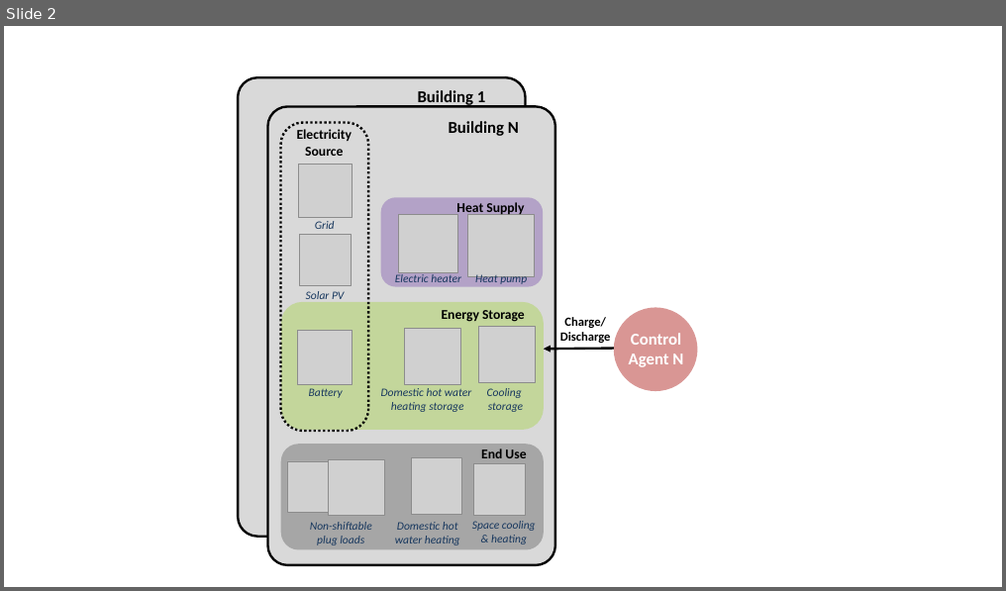
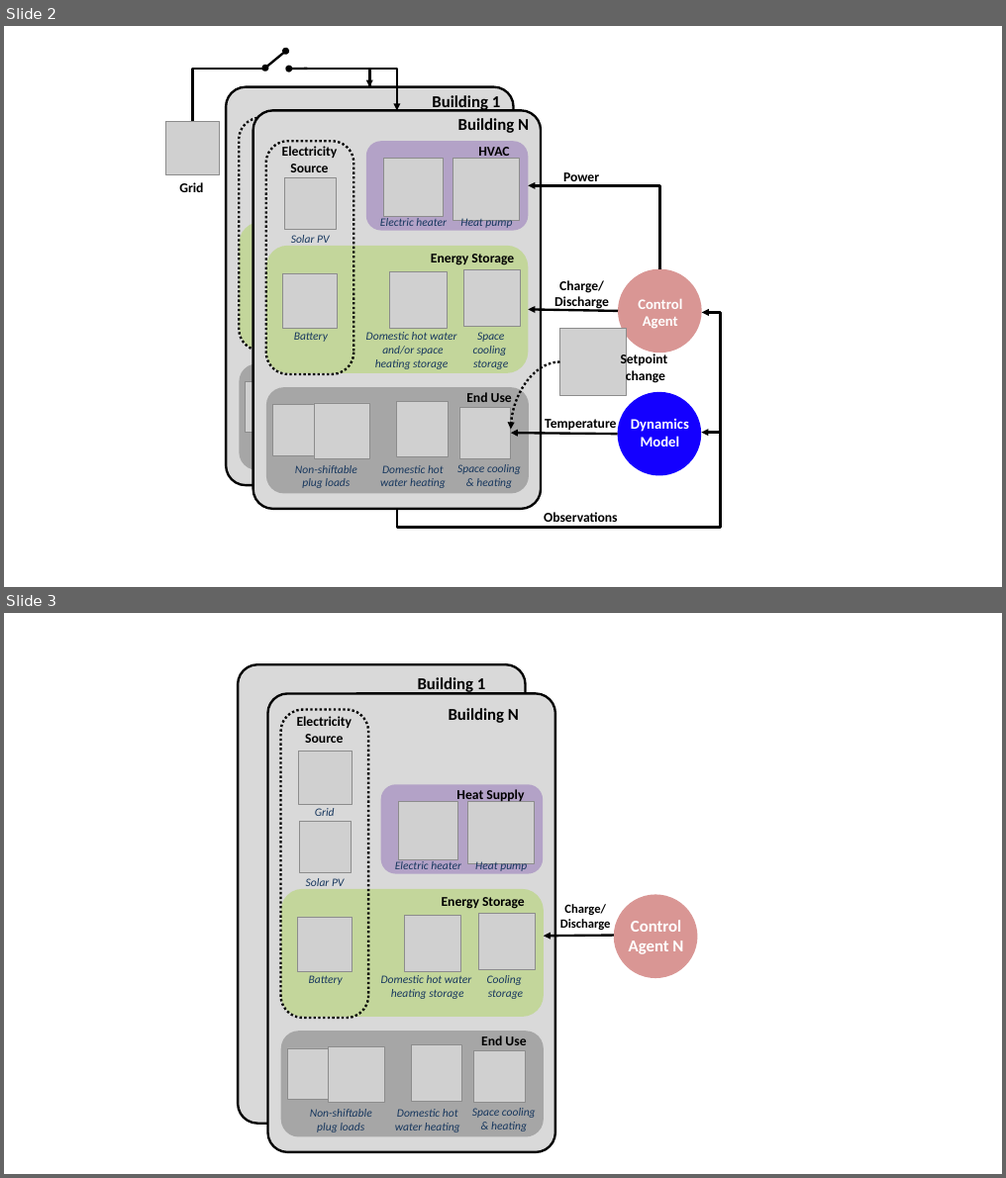
Before and after one commit to intelligent-environments-lab/CityLearn, a slide deck: assets/images/citylearn_systems.pptx. Shown one above the other, each under a label of ours: slide 2 before the commit, slides 2 and 3 after it. The pictures are 1006x591 and 1006x1178 pixels, drawn with LibreOffice and Linux fonts; fonts in the diff are those of the drawing; grey boxes stand for pictures. Boxes give left, top, right and bottom in pixels: in the first picture for what was removed or moved away, otherwise in the second. Text is boxed around its words. In the diff, an @@ line names an element or a change of style, - is before the commit and + after.

```diff
--- a/assets/images/citylearn_systems.pptx
+++ b/assets/images/citylearn_systems.pptx
@@ slide 2 added at [4, 26, 1002, 587], background #FFFFFF @@
@@ double arrow added from (265, 68) to (285, 51), #000000 2.25 pt @@
@@ rectangle added at [266, 49, 286, 82], fill #FFFFFF @@
@@ elbow arrow added from (193, 121) to (370, 87), #000000 2.25 pt @@
@@ arrow added from (307, 69) to (289, 69), #000000 2.25 pt @@
@@ elbow arrow added from (370, 87) to (397, 110), #000000 2.25 pt @@
@@ group added at [226, 87, 513, 485]: 4 rounded rectangles, 4 texts, 1 picture @@
+Electricity
+Source
+Battery
+Solar PV
+Building 1
@@ picture added at [165, 121, 220, 174] @@
@@ text added at [563, 173, 599, 185], 13 pt, text #000000, bold @@
+Power
@@ text added at [179, 182, 203, 192], 13 pt, text #000000, bold @@
+Grid
@@ elbow arrow added from (659, 270) to (528, 185), #000000 2.25 pt @@
@@ text added at [554, 280, 609, 310], 13 pt, text #000000, bold @@
+Charge/
+Discharge
@@ ellipse added at [618, 270, 702, 353], fill #D99694 @@
@@ elbow arrow added from (397, 509) to (702, 313), #000000 2.25 pt @@
@@ arrow added from (618, 311) to (528, 310), #000000 2.25 pt @@
@@ text added at [638, 299, 682, 329], 14 pt, text #FFFFFF, bold @@
+Control
+Agent
@@ group added at [253, 110, 541, 509]: 14 texts, 10 pictures, 5 rounded rectangles @@
+Electricity
+Source
+Energy Storage
+End Use
+HVAC
+Electric heater
+Heat pump
+Non-shiftable
+plug loads
+Domestic hot water heating
+Space cooling & heating
+Domestic hot water and/or space
+heating storage
+Battery
+Solar PV
+Building N
+Space
+cooling
+storage
@@ picture added at [560, 329, 627, 396] @@
@@ curved arrow added from (560, 363) to (511, 430), #000000 2.25 pt dashed @@
@@ text added at [621, 353, 668, 384], 13 pt, text #000000, bold @@
+Setpoint
+change
@@ ellipse added at [618, 392, 702, 475], fill #1400FF @@
@@ arrow added from (618, 434) to (511, 433), #000000 2.25 pt @@
@@ text added at [545, 419, 616, 430], 13 pt, text #000000, bold @@
+Temperature
@@ text added at [631, 418, 689, 447], 14 pt, text #FFFFFF, bold @@
+Dynamics
+Model
@@ arrow added from (721, 433) to (702, 433), #000000 2.25 pt @@
@@ text added at [544, 512, 618, 527], 13 pt, text #000000, bold @@
+Observations
@@ what was slide 2 is now slide 3 @@
```
Also in this commit, not shown: 1 slide changed, 1 other file.
